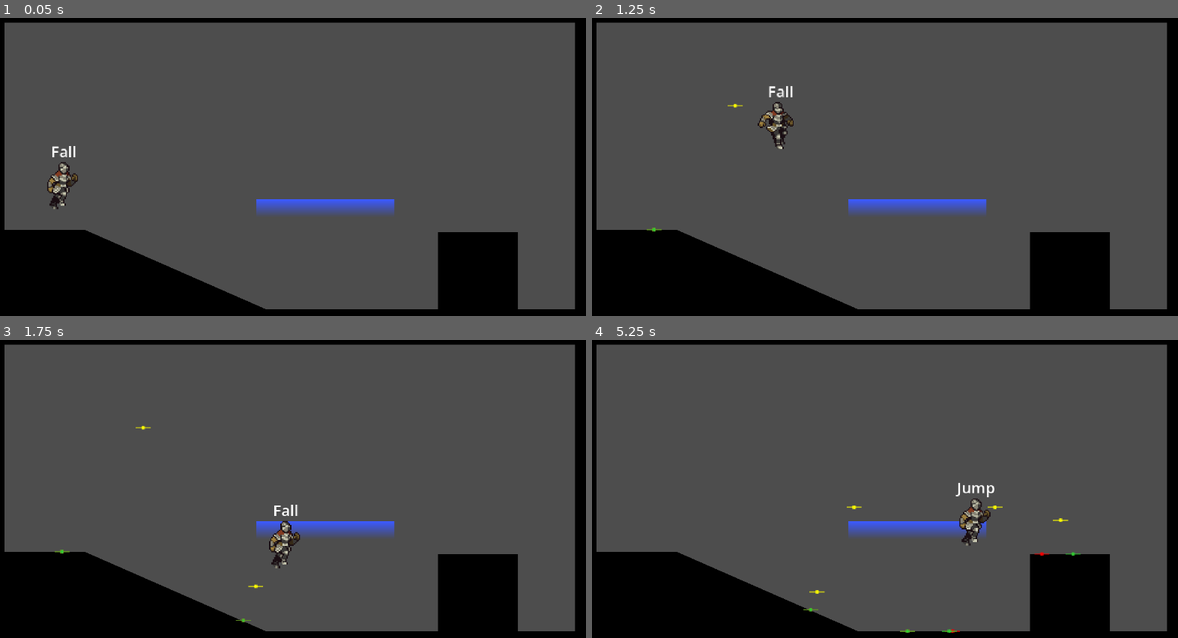
Above: before the commit, frames 1-4 (two rows, left to right).
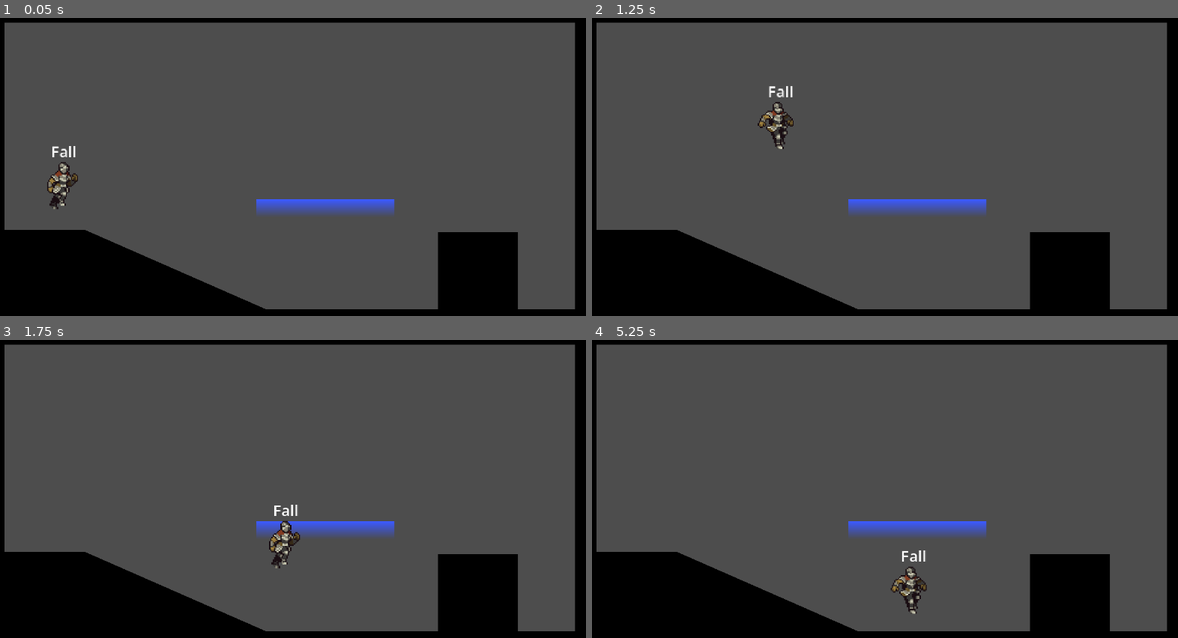
Above: after the commit, the same moments.

Repository: joshualeecoss/goodboy
Game: Godot game, scene res://playground.tscn
Same seed, same stepped clock (60 frames per second), same inputs: the game is played once before the commit and once after it.
Inputs:
- Up to frame 1 (0.05 s): no input
- Up to frame 2 (1.25 s): tap Enter at 0.5 s; hold Right (right) from 0.53 s (still down); hold Space (jump) from 0.53 s (still down)
- Up to frame 3 (1.75 s): keep holding Right (right); release Space (jump) at 1.28 s; tap Space (jump) at 1.35, 1.52 s
- Up to frame 4 (5.25 s): tap Space (jump) at 1.82, 2.85, 3.02, 3.32, 4.35, 4.52, 4.82 s; release Right (right) at 2.03 s; hold Left (left) 2.03-2.78 s; hold Space (jump) 2.03-2.78 s; hold Right (right) 2.78-4.28 s; hold Space (jump) 3.53-4.28 s; hold Left (left) 4.28-5.03 s; hold Right (right) from 5.03 s (still down); hold Space (jump) from 5.03 s (still down)

Frame 1 is identical in both runs. In frame 2, less than 0.1% of the frame differs, in the area x 9-26%, y 28-72%; in frame 3, less than 0.1%; in frame 4, 1.2%, in the area x 36-84%, y 47-99%.

Commit message:
Add floor snap and refine jump buffering
Enable floor snapping in the Player scene (floor_constant_speed = true, floor_snap_length = 2.0) and refine jump buffering behavior. Reset buffer_timer when exiting the fall state to avoid stale buffers, and comment out debug indicator calls. In the jump state, detect a buffered jump that had its button released: after entering jump, wait one physics frame, reduce the jump velocity by half and immediately revert to the fall state to handle the edge case where the jump input was released just before the state change.

Diff:
--- a/player/player.tscn
+++ b/player/player.tscn
@@ -115,6 +115,8 @@
 [node name="Player" type="CharacterBody2D" unique_id=1151186963]
 collision_layer = 0
 collision_mask = 3
+floor_constant_speed = true
+floor_snap_length = 2.0
 script = ExtResource("1_oul6g")
 
 [node name="States" type="Node" parent="." unique_id=1925338137]
--- a/player/states/fall.gd
+++ b/player/states/fall.gd
@@ -28,6 +28,7 @@
 # What happens when we exit this state
 func exit() -> void:
 	player.gravity_multiplier = 1.0
+	buffer_timer = 0
 	pass
 
 
@@ -51,7 +52,7 @@
 
 func physics_process(_delta: float) -> PlayerState:
 	if player.is_on_floor():
-		player.add_debug_indicator(Color.RED)
+		#player.add_debug_indicator(Color.RED)
 		if buffer_timer > 0:
 			return jump
 		return idle
--- a/player/states/jump.gd
+++ b/player/states/jump.gd
@@ -13,14 +13,23 @@
 func enter() -> void:
 	player.animation_player.play("jump")
 	player.animation_player.pause()
-	player.add_debug_indicator(Color.LIME_GREEN)
+	#player.add_debug_indicator(Color.LIME_GREEN)
 	player.velocity.y = -jump_velocity
+
+	# Check if this is a buffer jump
+	# if it is, handle jump button release condition retroactively
+	if player.previous_state == fall and not Input.is_action_pressed("jump"):
+		await get_tree().physics_frame
+		player.velocity.y *= 0.5
+		player.change_state(fall)
+		pass
+
 	pass
 
 
 # What happens when we exit this state
 func exit() -> void:
-	player.add_debug_indicator(Color.YELLOW)
+	#player.add_debug_indicator(Color.YELLOW)
 	pass
 
 
